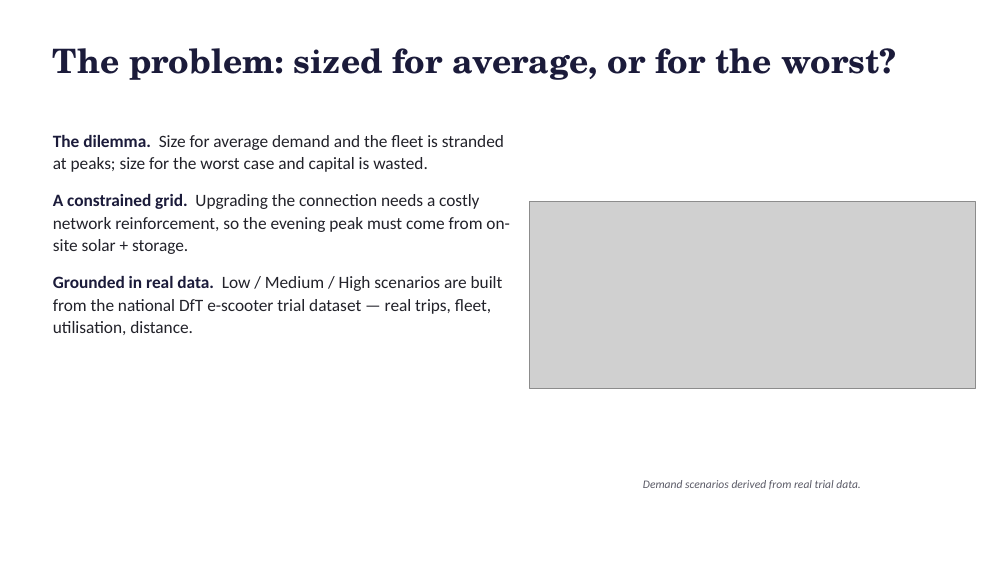
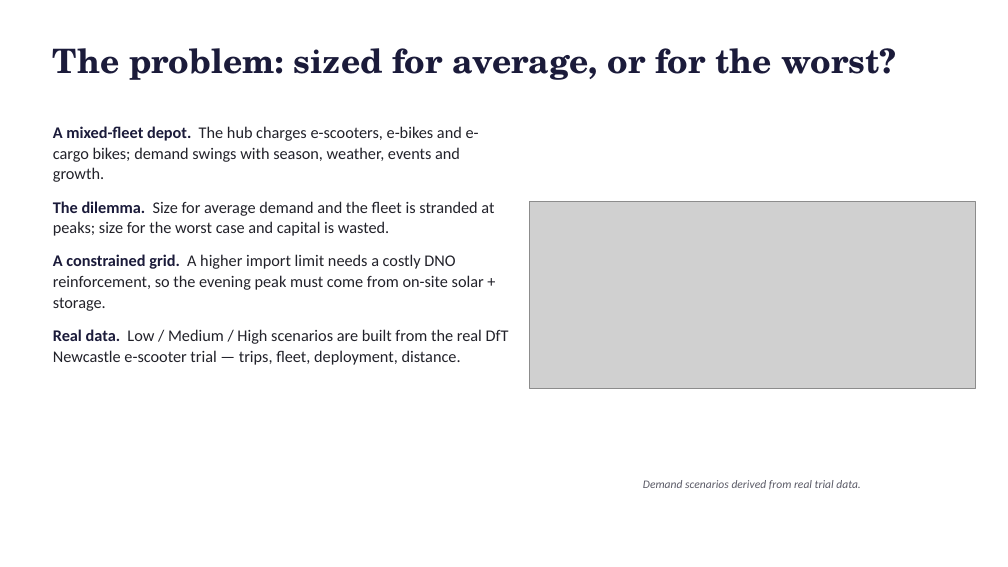
Before and after one commit to Gourav88502/emicromobility-robust-charging, a slide deck: slide 2 of outputs/Presentation.pptx. Drawn at 1008x567 pixels with LibreOffice and Linux fonts; fonts in the diff are those of the drawing; grey boxes stand for pictures. Boxes give left, top, right and bottom in pixels: in the first picture for what was removed or moved away, otherwise in the second. Text is boxed around its words. In the diff, an @@ line names an element or a change of style, - is before the commit and + after.

Commit message:
Major rigor upgrade: real data, two-stage SP+CVaR, robustness-of-robustness, validation
Addresses every weakness from a strict-judge review:

- REAL data end-to-end: live PVGIS (979 kWh/kWp/yr) + National Grid ESO carbon
  (152 gCO2/kWh) API pulls, committed alongside the real DfT data.
- Domain fix: reframed as a mixed e-scooter/e-bike/e-cargo DEPOT hub with
  realistic ~3 kW charge bays (not 7-22 kW EV chargers) — so charge-bay count is
  now a genuinely binding decision (4 fails; 8 needed).
- Optimisation: proper two-stage STOCHASTIC PROGRAM (expected recourse cost) +
  CVaR risk measure (Rockafellar-Uryasev) + minimax-regret + maximin + naive;
  finer 15-scenario set. All three design levers (PV, storage, bays) now bind.
- robustness.py: robustness-of-robustness — robust beats naive in 100% of 35
  penalty x grid combinations (median VoR 59%); stable across horizons. The
  headline is NOT an artefact of the penalty/grid/horizon assumptions.
- validation.py: 7/7 model outputs validated within published benchmark ranges.
- economics: LCOE excludes the notional unmet penalty (bug fix); PV residual
  value credited; DoD- and calendar-aware battery degradation.
- demand: documented two-factor decomposition (intensity x deployment), 15x
  faster cached calendar.
- Two new figures (robustness heatmap, validation); README, dashboard,
  executive summary and presentation updated; 11/11 tests pass.

```diff
--- a/outputs/Presentation.pptx
+++ b/outputs/Presentation.pptx
@@ text at (x1=53, y1=126, x2=479, y2=182): paragraph added @@
+A mixed-fleet depot. The hub charges e-scooters, e-bikes and e-cargo bikes; demand swings with season, weather, events and growth.
@@ text "A mixed-fleet depot. The hub ..." moved from (x1=53, y1=135, x2=509, y2=335) to (x1=53, y1=126, x2=509, y2=365) @@
@@ text at (x1=53, y1=201, x2=494, y2=236): size 16.5 to 15.5 pt in "The dilemma. Size for average demand and ..."; line spacing 1.08 to 1.06; less space between paragraphs @@
@@ text at (x1=53, y1=254, x2=509, y2=365): text changed; size 16.5 to 15.5 pt @@
-A constrained grid. Upgrading the connection needs a costly network reinforcement, so the evening peak must come from on-site solar + storage.
-Grounded in real data. Low / Medium / High scenarios are built from the national DfT e-scooter trial dataset — real trips, fleet, utilisation, distance.
+A constrained grid. A higher import limit needs a costly DNO reinforcement, so the evening peak must come from on-site solar + storage.
+Real data. Low / Medium / High scenarios are built from the real DfT Newcastle e-scooter trial — trips, fleet, deployment, distance.
```
Also in this commit, not shown: 4 other slides changed, 41 other files.
